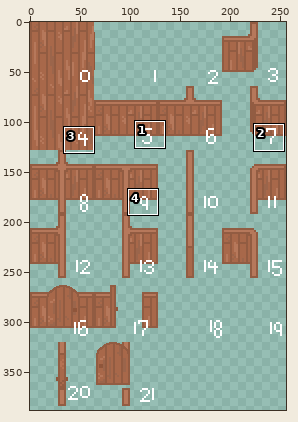
Sprite sheet -- src/images/structure.png. The picture above shows the old version from afar; the outline marks the close-up.
Close-up. Old version:
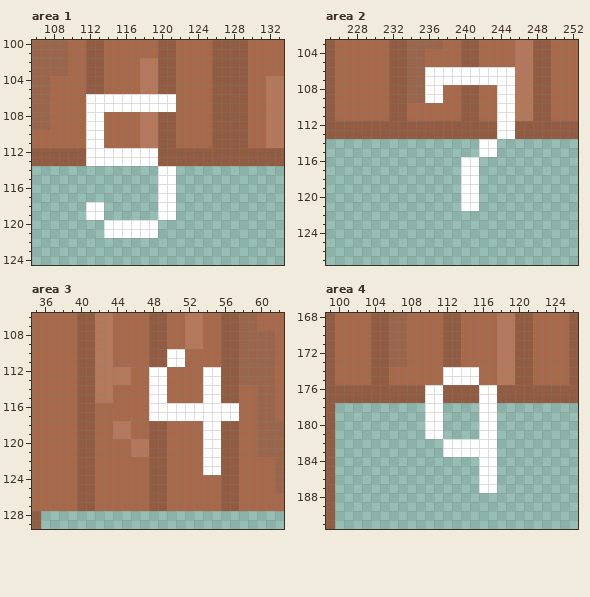
The file is 256x512 pixels. Colours within 5 levels of each other are drawn and written as one. Shown: area 1: x 106..133, y 100..124; area 2: x 225..252, y 103..127; area 3: x 35..62, y 106..129; area 4: x 99..126, y 168..191. The wide view leaves out empty margins. The commit also changed other parts of the picture, which this record leaves out.
Once edited:
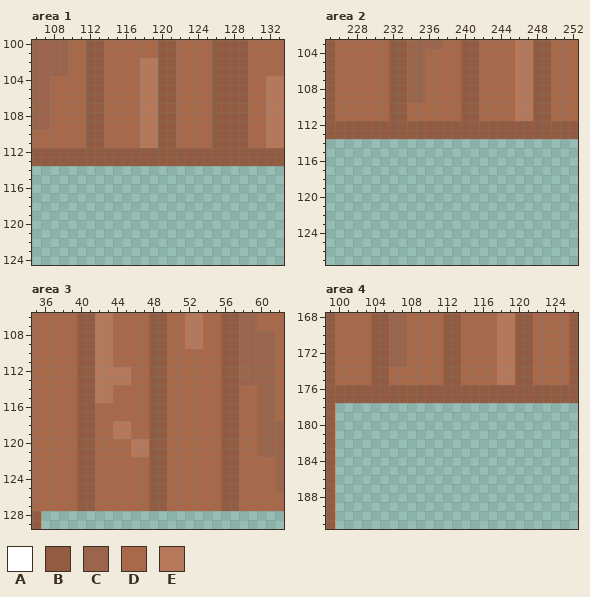
Palette (. is transparent): A #ffffff  B #925c42  C #9b654b  D #a8684a  E #b6785b
The edit:
Changed rows in their new state; - is an unchanged pixel.
Area 1:
first column x 112:
106 BBDDDDEEBB
107 BBDDDDEEBB
108 BB--------
109 BB--------
110 BB--------
111 BB--------
112 BBBBBBBB--
113 BBBBBBBB--
114 --------..
115 --------..
116 --------..
117 --------..
118 ..------..
119 ..------..
120 --......--
121 --......--
Area 2:
first column x 236:
106 DDDDBBDDDD
107 DDDDBBDDDD
108 DD------DD
109 DD------DD
110 --------DD
111 --------DD
112 --------BB
113 --------BB
114 ------..--
115 ------..--
116 ----..----
117 ----..----
118 ----..----
119 ----..----
120 ----..----
121 ----..----
Area 3:
first column x 48:
110 --DD------
111 --DD------
112 BB----DD--
113 BB----DD--
114 BB----DD--
115 BB----DD--
116 BBDDDDDDBB
117 BBDDDDDDBB
118 ------DD--
119 ------DD--
120 ------DD--
121 ------DD--
122 ------DD--
123 ------DD--
Area 4:
first column x 110:
174 --BBDD--
175 --BBDD--
176 BB----BB
177 BB----BB
178 ..----..
179 ..----..
180 ..----..
181 ..----..
182 --......
183 --......
184 ------..
185 ------..
186 ------..
187 ------..
Changed places in both close-ups, as pixel boxes (x1, y1, x2, y2):
changed: (86, 94, 176, 238)
changed: (425, 67, 515, 211)
changed: (149, 349, 239, 475)
changed: (425, 367, 497, 493)
